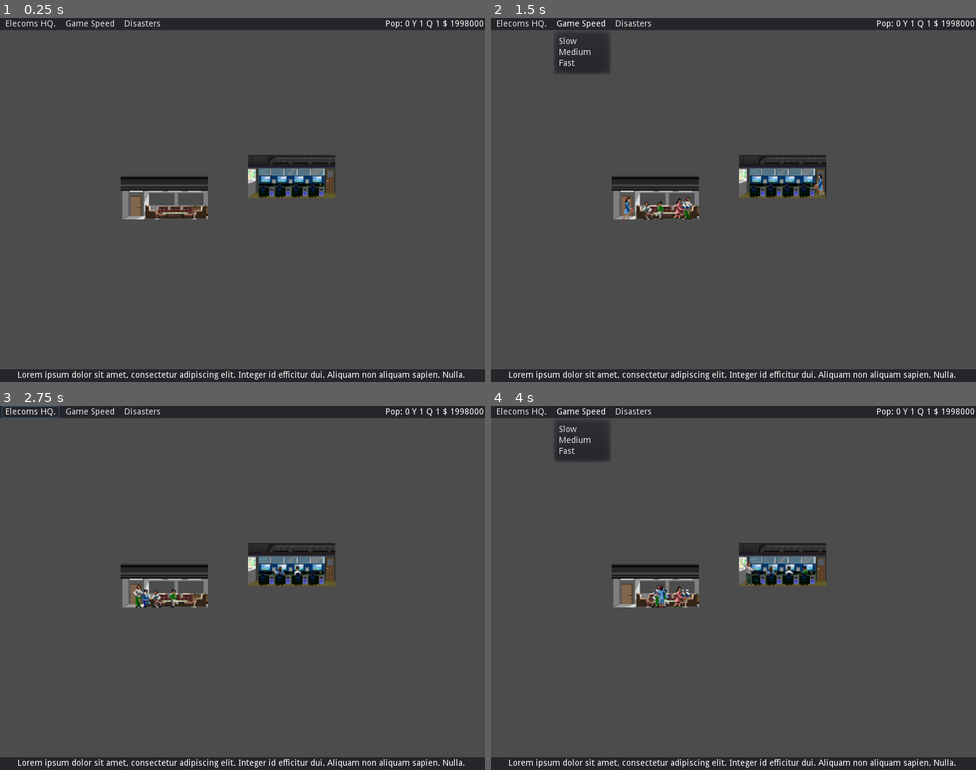
Above: before the commit, frames 1-4 (two rows, left to right).
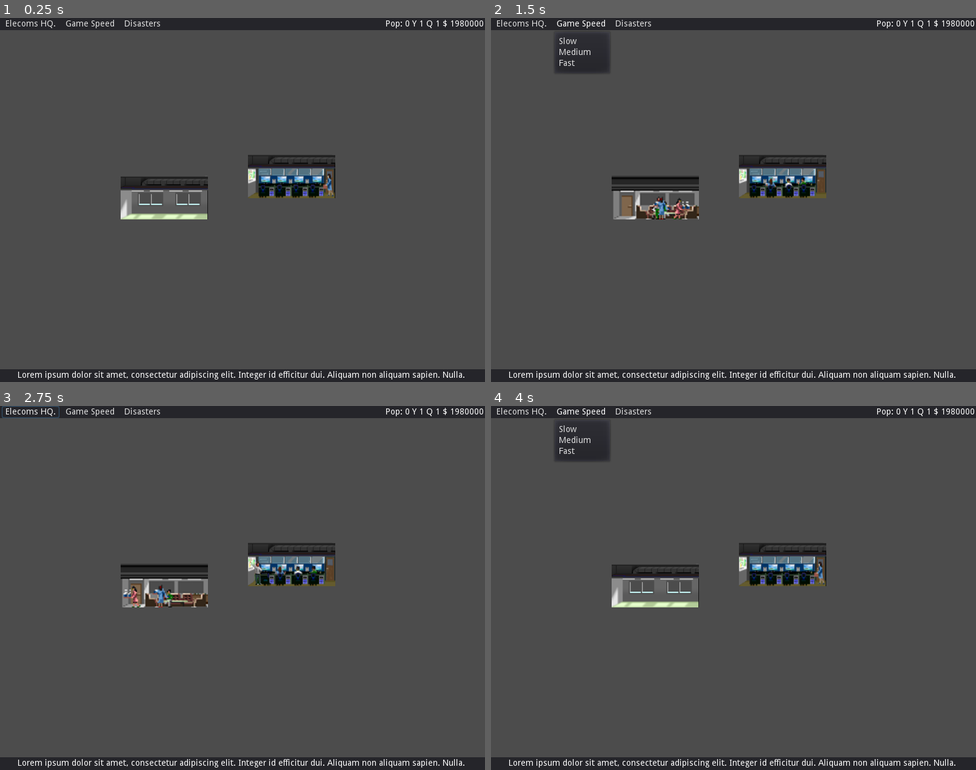
Above: after the commit, the same moments.

Repository: tonytins/skyscraperrising
Game: Godot game, scene res://src/world.tscn
Two runs of this game, one before a commit and one after it. Both use one fixed random seed, a clock stepped at 60 frames per second and the inputs below.
Inputs:
- Up to frame 1 (0.25 s): no input
- Up to frame 2 (1.5 s): click "Elecoms HQ." at 0.5 s; click "Game Speed" at 1.25 s
- Up to frame 3 (2.75 s): click "Disasters" at 2 s
- Up to frame 4 (4 s): click "Elecoms HQ." at 2.75 s; click "Game Speed" at 3.5 s

The runs differ from the first frame. In frame 1, 1.4% of the frame differs, in the area x 24-97%, y 0-56%; in frame 2, 0.5%; in frame 3, 0.6%; in frame 4, 1.7%.

Commit message:
One time income and pay expense signals
Test income and expense with varies variables.

Diff:
--- a/project/assets/office.tscn
+++ b/project/assets/office.tscn
@@ -14,15 +14,17 @@
 [ext_resource path="res://assets/Office/office_t1_2_2.png" type="Texture" id=12]
 [ext_resource path="res://assets/Office/office_t1_2_0.png" type="Texture" id=13]
 [ext_resource path="res://assets/Office/office_t1_2_5.png" type="Texture" id=14]
+[ext_resource path="res://assets/Office/office_t0_0_1.png" type="Texture" id=15]
+[ext_resource path="res://assets/Office/office_t1_0_1.png" type="Texture" id=16]
 
 [sub_resource type="SpriteFrames" id=1]
 animations = [ {
-"frames": [ ExtResource( 13 ), ExtResource( 10 ), ExtResource( 12 ), ExtResource( 3 ), ExtResource( 11 ), ExtResource( 14 ) ],
+"frames": [ ExtResource( 16 ), ExtResource( 13 ), ExtResource( 10 ), ExtResource( 12 ), ExtResource( 3 ), ExtResource( 11 ), ExtResource( 14 ) ],
 "loop": true,
 "name": "v2",
 "speed": 2.0
 }, {
-"frames": [ ExtResource( 9 ), ExtResource( 8 ), ExtResource( 7 ), ExtResource( 2 ), ExtResource( 5 ), ExtResource( 4 ), ExtResource( 6 ) ],
+"frames": [ ExtResource( 15 ), ExtResource( 9 ), ExtResource( 8 ), ExtResource( 7 ), ExtResource( 2 ), ExtResource( 5 ), ExtResource( 4 ), ExtResource( 6 ) ],
 "loop": true,
 "name": "v1",
 "speed": 2.0
@@ -30,14 +32,9 @@
 
 [node name="Office" type="Node2D"]
 script = ExtResource( 1 )
-room_cost = 1000
-room_income = 500
-room_expense = 350
-room_capacity = 1
-is_rentable = true
 
-[node name="AnimatedSprite" type="AnimatedSprite" parent="."]
+[node name="RoomAnime" type="AnimatedSprite" parent="."]
 frames = SubResource( 1 )
 animation = "v1"
-frame = 5
+frame = 2
 playing = true
--- a/project/src/autoload/gamedata.gd
+++ b/project/src/autoload/gamedata.gd
@@ -11,3 +11,5 @@
 enum GameSpeed { SLOW, MEDIUM, FAST }
 
 signal quarter_income
+signal one_time_income
+signal pay_expense
--- a/project/src/room.gd
+++ b/project/src/room.gd
@@ -9,16 +9,20 @@
 export var room_expense: int
 export var room_capacity: int
 export var is_rentable: bool
+
 export(IncomeFrequency) var income_frequency = IncomeFrequency.QUARTERLY
 export(ChooseSprite) var choose_sprite = ChooseSprite.VERSION_1
 
-var is_vacant: bool
-var num_of_tenants: int
-var is_full: bool
+var is_paid: bool = false
+var is_vacant: bool = true
+var is_full: bool = false
+var num_of_tenants: int = 0
 
 func _ready():
 
 	GameData.connect("quarter_income", self, "_get_quarter_income")
+	GameData.connect("one_time_income", self, "_get_one_time_income")
+	GameData.connect("pay_expense", self, "_get_expense")
 
 	# Once placed in-world, it'll substract from your budget
 	if GameData.budget >= room_cost:
@@ -26,17 +30,25 @@
 
 func _process(delta):
 
-	match choose_sprite:
-		ChooseSprite.VERSION_1:
-			$AnimatedSprite.play("v1")
-		ChooseSprite.VERSION_2:
-			$AnimatedSprite.play("v2")
-
 	# If the office is no longer vacant, start rent timer
 	if is_rentable == true:
 		if num_of_tenants >= room_capacity:
 			is_vacant = false
 			num_of_tenants += 1
 
+		match choose_sprite:
+			ChooseSprite.VERSION_1:
+				$RoomAnime.play("v1")
+			ChooseSprite.VERSION_2:
+				$RoomAnime.play("v2")
+
+func _get_expense():
+	GameData.budget -= room_expense
+
+func _get_one_time_income():
+	if is_paid == false:
+		GameData.budget += room_income
+		is_paid = true
+
 func _get_quarter_income():
 	GameData.budget += room_income
--- a/project/src/world.gd
+++ b/project/src/world.gd
@@ -5,6 +5,8 @@
 	if GameData.prev_quarter == 4:
 		GameData.quarter = 1
 		GameData.year += 1
+		GameData.emit_signal("one_time_income")
+		GameData.emit_signal("pay_expense")
 	else:
 		GameData.emit_signal("quarter_income")
 		GameData.quarter += 1
--- a/project/src/world.tscn
+++ b/project/src/world.tscn
@@ -13,9 +13,17 @@
 
 [node name="Office" parent="." instance=ExtResource( 3 )]
 position = Vector2( 481.153, 260.554 )
+room_income = 700
+room_expense = 200
+room_capacity = 1
+is_rentable = true
 
 [node name="Office2" parent="." instance=ExtResource( 3 )]
 position = Vector2( 271.221, 296.175 )
+room_income = 600
+room_expense = 300
+room_capacity = 1
+is_rentable = true
 choose_sprite = 1
 
 [node name="GUI" parent="." instance=ExtResource( 2 )]
Not shown: 1 places in project/assets/office.tscn that only renumber resources
